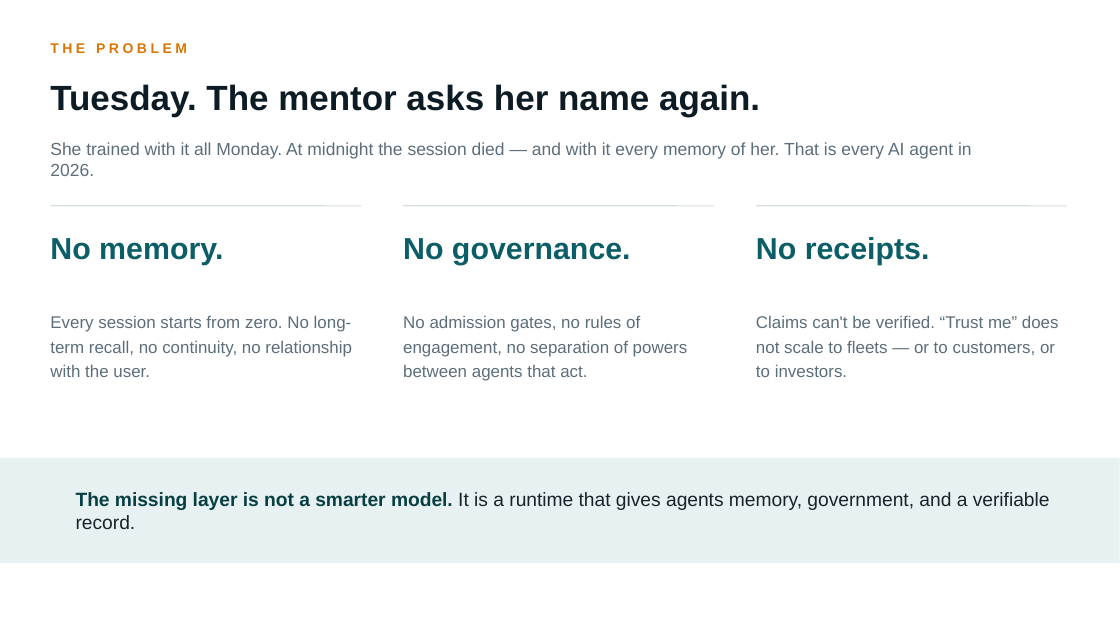
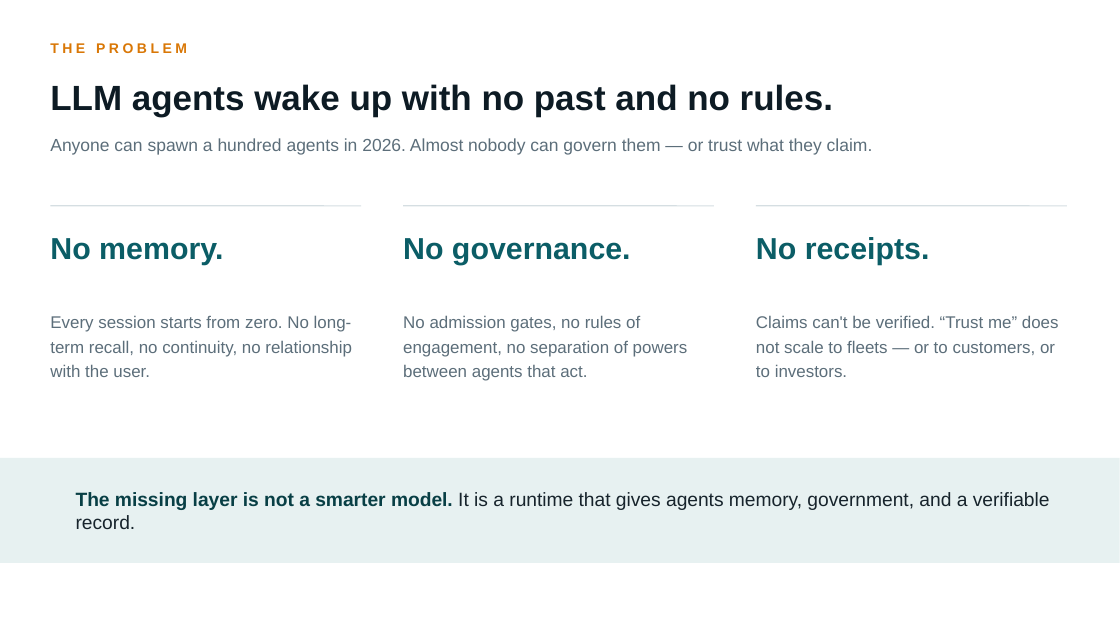
Before and after one commit to tdesc/colony-ai-deck, a slide deck: slide 2 of deck/Colony-AI-Deck.pptx. Drawn at 1120x630 pixels with LibreOffice and Linux fonts; fonts in the diff are those of the drawing. Boxes give left, top, right and bottom in pixels: in the first picture for what was removed or moved away, otherwise in the second. Text is boxed around its words. In the diff, an @@ line names an element or a change of style, - is before the commit and + after.

```diff
--- a/deck/Colony-AI-Deck.pptx
+++ b/deck/Colony-AI-Deck.pptx
@@ text at [50,84,833,117]: text changed @@
-Tuesday. The mentor asks her name again.
+LLM agents wake up with no past and no rules.
@@ text at [50,138,873,155]: text changed @@
-She trained with it all Monday. At midnight the session died — and with it every memory of her. That is every AI agent in 2026.
+Anyone can spawn a hundred agents in 2026. Almost nobody can govern them — or trust what they claim.
```
Also in this commit, not shown: 5 other slides changed, 1 slide added, 1 other file.
